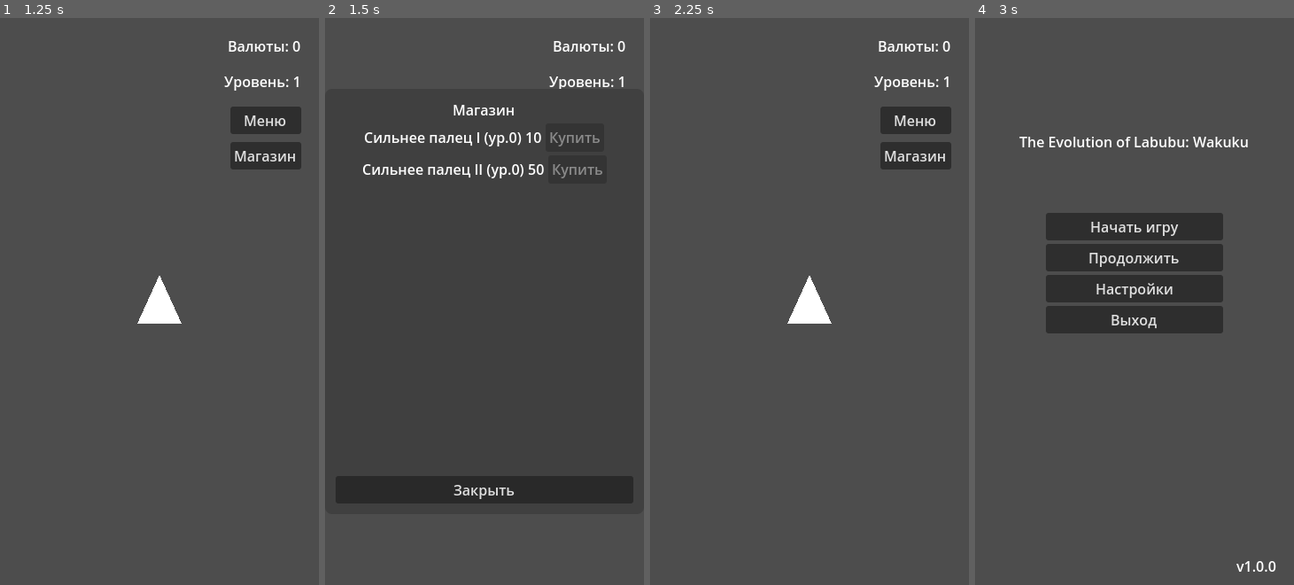
Above: before the commit, frames 1-4 (left to right).
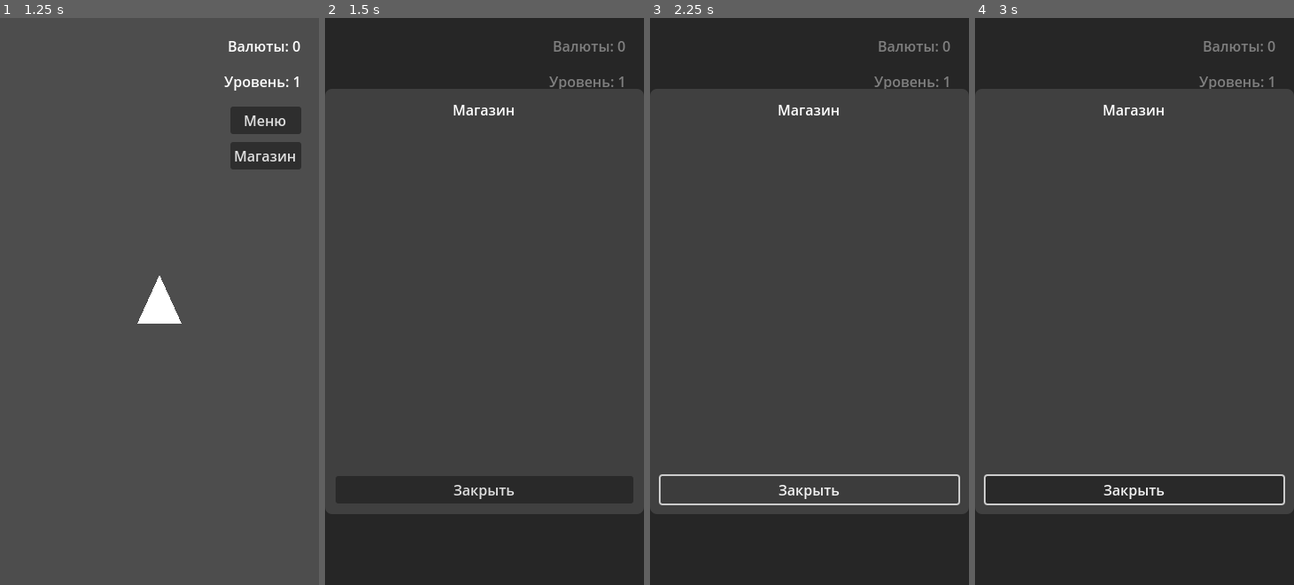
Above: after the commit, the same moments.

Repository: Common-ka/the-evolution-of-Labubu-Wakuku
Game: Godot game, scene res://scenes/main/main_menu.tscn
Same seed, same stepped clock (60 frames per second), same inputs: the game is played once before the commit and once after it.
Inputs:
- Up to frame 1 (1.25 s): click "Начать игру" at 0.5 s
- Up to frame 2 (1.5 s): click "Магазин" at 1.25 s
- Up to frame 3 (2.25 s): click "Закрыть" at 2 s
- Up to frame 4 (3 s): click "Меню" at 2.75 s

Frame 1 is identical in both runs. In frame 2, 26% of the frame differs, in the area x 0-100%, y 0-100%; in frame 3, 27%; in frame 4, 32%.
Error after the commit: Parse Error: Could not find type "SceneTreeTween" in the current scope. (res://scripts/ui/shop_panel.gd:12)

Commit message:
feat(ui): плавное появление/исчезновение магазина с overlay и tweens

Diff:
--- a/scenes/ui/shop_panel.tscn
+++ b/scenes/ui/shop_panel.tscn
@@ -18,6 +18,16 @@
 grow_vertical = 2
 mouse_filter = 1
 script = ExtResource("1_0")
+
+[node name="Overlay" type="ColorRect" parent="."]
+layout_mode = 1
+anchors_preset = 15
+anchor_right = 1.0
+anchor_bottom = 1.0
+grow_horizontal = 2
+grow_vertical = 2
+color = Color(0, 0, 0, 0.5)
+mouse_filter = 2
 
 [node name="Panel" type="Panel" parent="."]
 self_modulate = Color(0.5, 0.5, 0.5, 1)
--- a/scripts/ui/shop_panel.gd
+++ b/scripts/ui/shop_panel.gd
@@ -6,15 +6,57 @@
 
 @onready var list_container: VBoxContainer = $Panel/Margin/VBox/Items
 @onready var close_button: Button = $Panel/Margin/VBox/CloseButton
+@onready var overlay: ColorRect = $Overlay
+@onready var panel: Panel = $Panel
+
+var _show_tween: SceneTreeTween
+var _hide_tween: SceneTreeTween
+const SHOW_DURATION := 0.22
+const HIDE_DURATION := 0.18
+const SCALE_MIN := 0.95
 
 func _ready() -> void:
 	close_button.pressed.connect(_on_close_pressed)
+
+	_prepare_initial_state()
 
 	_load_upgrades()
 	_render_items()
 
 func _on_close_pressed() -> void:
-	queue_free()
+	animate_hide()
+
+func _prepare_initial_state() -> void:
+	overlay.visible = true
+	overlay.modulate.a = 0.0
+	overlay.mouse_filter = Control.MOUSE_FILTER_STOP
+	panel.visible = true
+	panel.scale = Vector2(SCALE_MIN, SCALE_MIN)
+	panel.modulate.a = 0.0
+	animate_show()
+
+func animate_show() -> void:
+	if _hide_tween:
+		_hide_tween.kill()
+	if _show_tween:
+		_show_tween.kill()
+	_show_tween = create_tween()
+	_show_tween.set_parallel(true)
+	_show_tween.tween_property(overlay, "modulate:a", 1.0, SHOW_DURATION).set_ease(Tween.EASE_OUT)
+	_show_tween.tween_property(panel, "modulate:a", 1.0, SHOW_DURATION).set_ease(Tween.EASE_OUT)
+	_show_tween.tween_property(panel, "scale", Vector2(1, 1), SHOW_DURATION).set_ease(Tween.EASE_OUT)
+
+func animate_hide() -> void:
+	if _show_tween:
+		_show_tween.kill()
+	if _hide_tween:
+		_hide_tween.kill()
+	_hide_tween = create_tween()
+	_hide_tween.set_parallel(true)
+	_hide_tween.tween_property(overlay, "modulate:a", 0.0, HIDE_DURATION).set_ease(Tween.EASE_IN)
+	_hide_tween.tween_property(panel, "modulate:a", 0.0, HIDE_DURATION).set_ease(Tween.EASE_IN)
+	_hide_tween.tween_property(panel, "scale", Vector2(SCALE_MIN, SCALE_MIN), HIDE_DURATION).set_ease(Tween.EASE_IN)
+	_hide_tween.finished.connect(func(): queue_free())
 
 func _load_upgrades() -> void:
 	var path := "res://data/upgrades.json"
